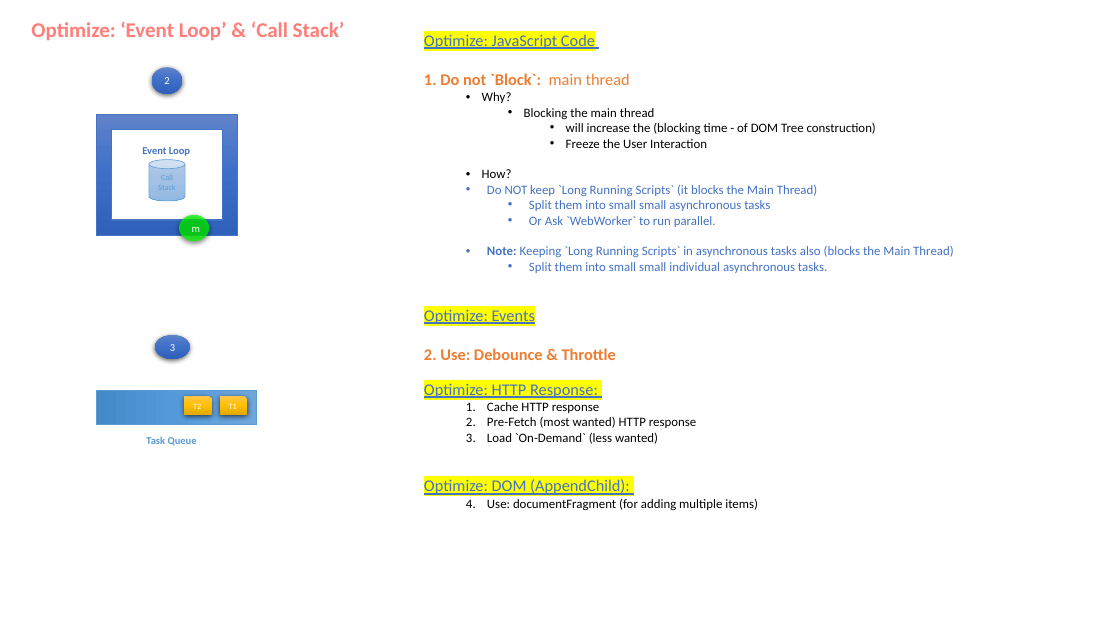
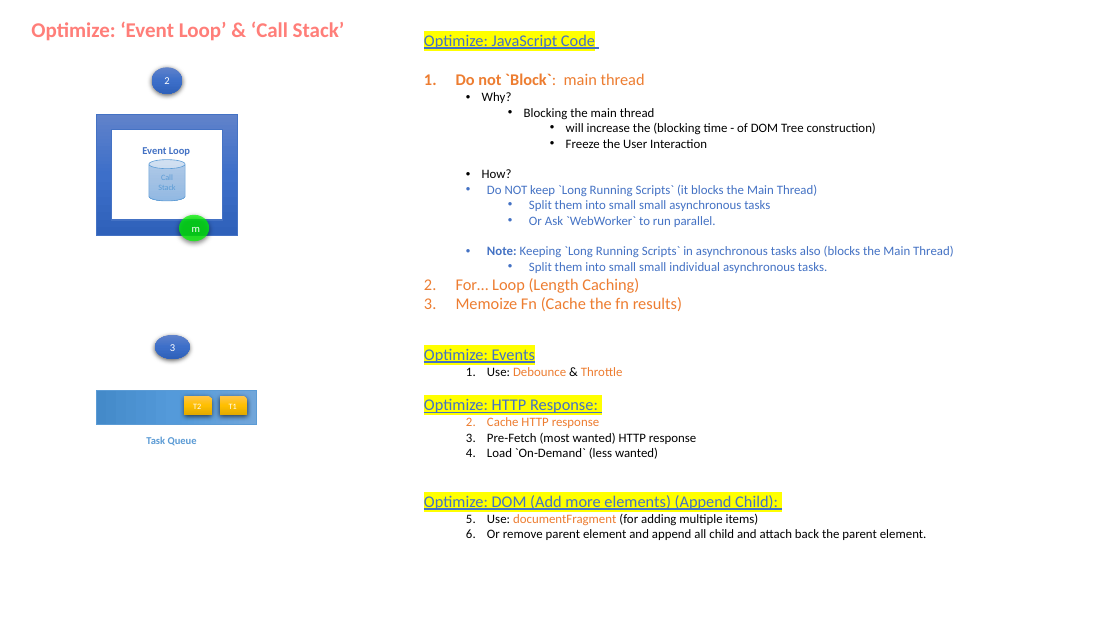
Before and after one commit to jagadeeshpalaniappan/jnotes, a slide deck: slide 6 of studies/js/ui-performance.pptx. Drawn at 1120x630 pixels with LibreOffice and Linux fonts; fonts in the diff are those of the drawing. Boxes give left, top, right and bottom in pixels: in the first picture for what was removed or moved away, otherwise in the second. Text is boxed around its words. In the diff, an @@ line names an element or a change of style, - is before the commit and + after.

Commit message:
updated

```diff
--- a/studies/js/ui-performance.pptx
+++ b/studies/js/ui-performance.pptx
@@ text at (456, 73, 645, 85): text changed @@
-1. Do not `Block`: main thread
+1. Do not `Block`: main thread
@@ text at (456, 278, 682, 311): paragraphs added @@
+2. For… Loop (Length Caching)
+3. Memoize Fn (Cache the fn results)
@@ text at (487, 367, 623, 376): text changed; size 14 to 11 pt; bold off @@
-2. Use: Debounce & Throttle
+  1. Use: Debounce & Throttle
@@ text at (487, 417, 759, 525): text colour #000000 to #ED7D31 in "Cache HTTP response", "documentFragment" @@
@@ text at (424, 495, 778, 510): text changed @@
-Optimize: DOM (AppendChild):
+Optimize: DOM (Add more elements) (Append Child):
@@ text at (487, 529, 927, 540): paragraph added @@
+  2. Or remove parent element and append all child and attach back the parent element.
```
